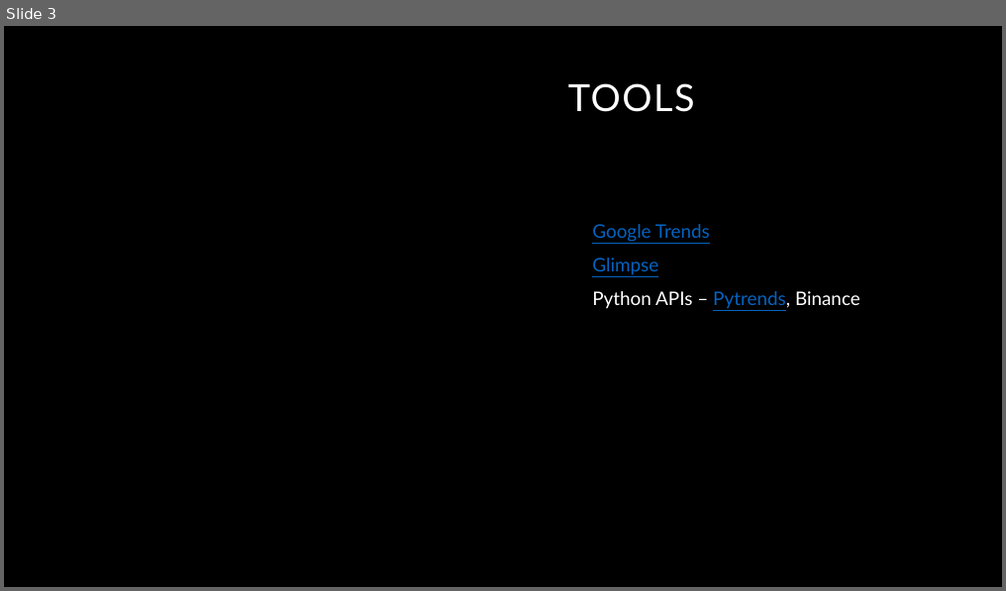
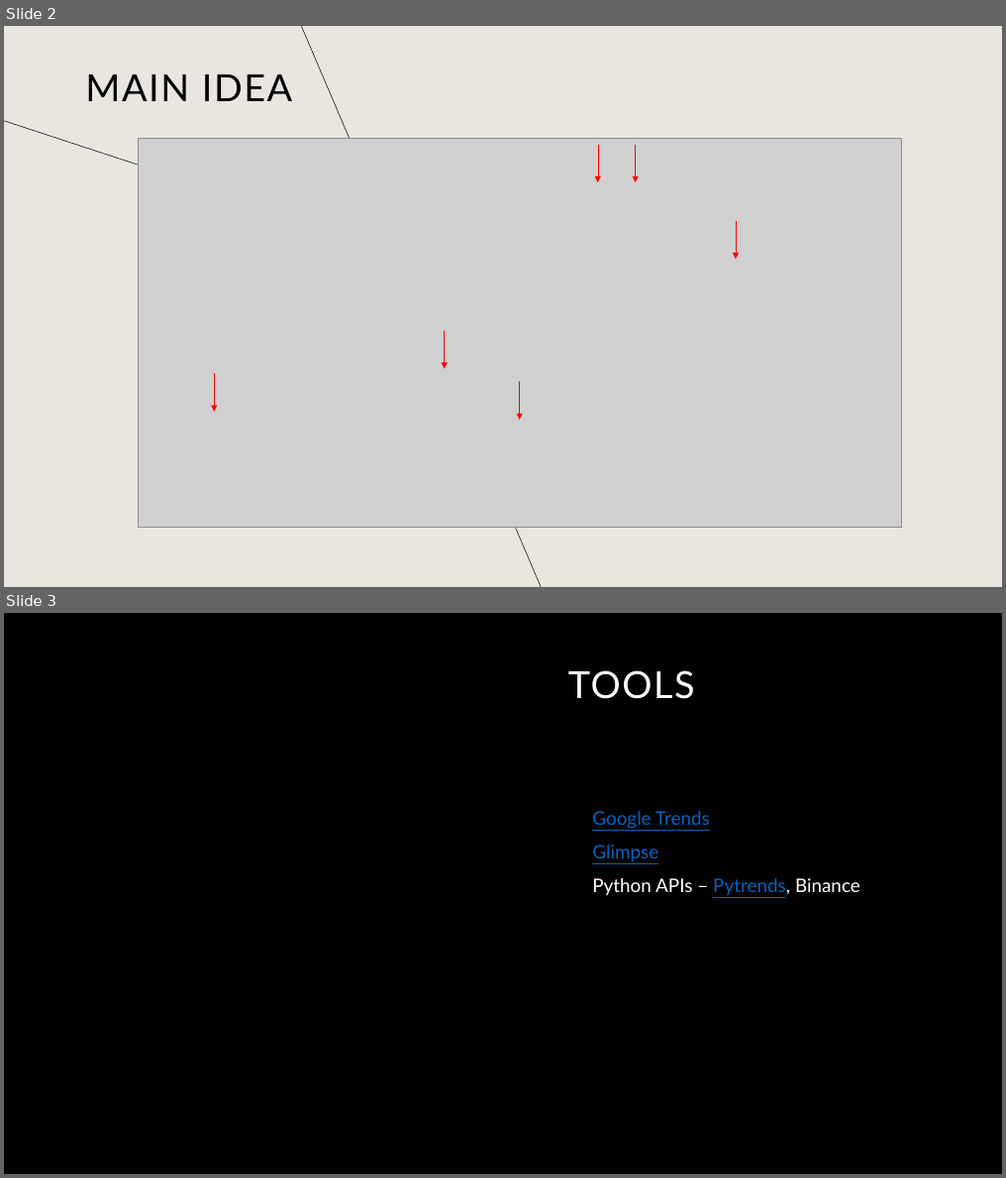
Before and after one commit to HillelCharbit/Trading-Algorithm-Project---google-trends, a slide deck: presentation/Google Trends as a Sentiment Indicator in Algorithmic - less verbal.pptx. Shown one above the other, each under a label of ours: slide 3 before the commit, slides 2 and 3 after it. The pictures are 1006x591 and 1006x1178 pixels, drawn with LibreOffice and Linux fonts; fonts in the diff are those of the drawing; grey boxes stand for pictures; background and template pictures are left out. Boxes give left, top, right and bottom in pixels: in the first picture for what was removed or moved away, otherwise in the second. Text is boxed around its words. In the diff, an @@ line names an element or a change of style, - is before the commit and + after.

```diff
--- a/presentation/Google Trends as a Sentiment Indicator in Algorithmic - less verbal.pptx
+++ b/presentation/Google Trends as a Sentiment Indicator in Algorithmic - less verbal.pptx
@@ slide 2 added at (x1=4, y1=26, x2=1002, y2=587), background #E9E6DF @@
@@ line added from (541, 587) to (301, 26), #000000 0.5 pt @@
@@ title added at (x1=85, y1=75, x2=292, y2=101), 36 pt, text #000000 @@
+MAIN IDEA
@@ line added from (541, 297) to (4, 121), #000000 0.5 pt @@
@@ picture added at (x1=138, y1=138, x2=902, y2=528) @@
@@ arrow added from (598, 144) to (598, 182), #FF0000 0.5 pt @@
@@ arrow added from (635, 144) to (635, 182), #FF0000 0.5 pt @@
@@ arrow added from (736, 221) to (736, 260), #FF0000 0.5 pt @@
@@ arrow added from (445, 331) to (445, 369), #FF0000 0.5 pt @@
@@ arrow added from (214, 373) to (214, 411), #FF0000 0.5 pt @@
@@ arrow added from (520, 381) to (520, 420), #FF0000 0.5 pt @@
```
Also in this commit, not shown: 1 slide changed, 1 other slide added, 1 slide removed, 3 other files.
